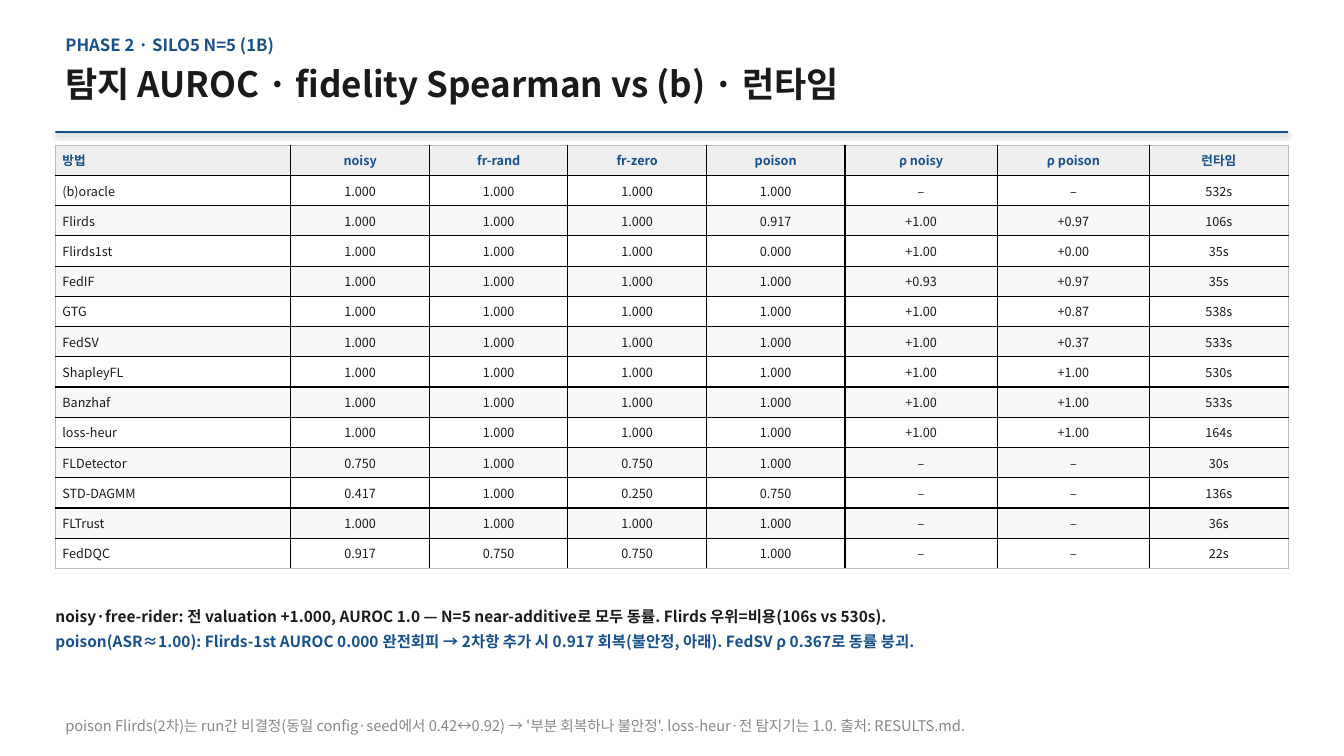
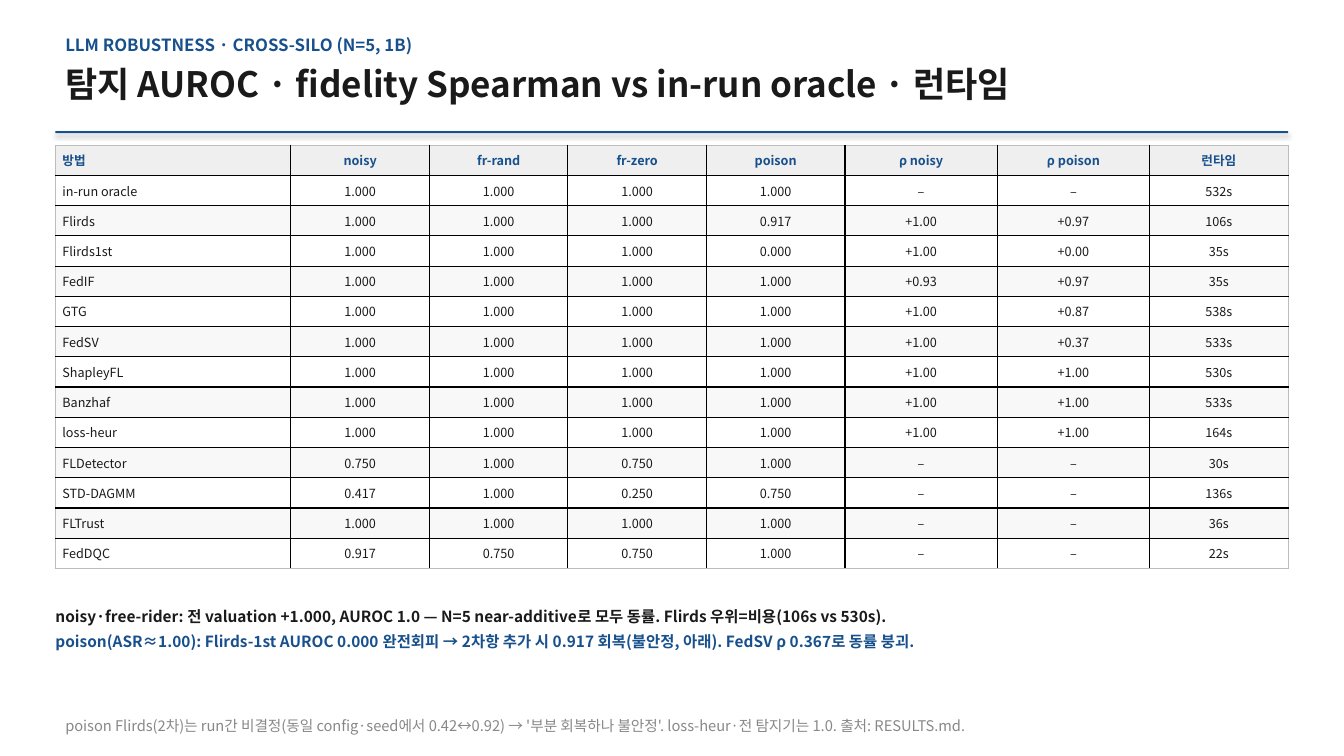
Before and after one commit to YongheeChoi/flirds, a slide deck: slide 10 of research-wiki/presentations/2026-06-results-report/flirds-results-2026-06.pptx. Drawn at 1344x756 pixels with LibreOffice and Linux fonts; fonts in the diff are those of the drawing. Boxes give left, top, right and bottom in pixels: in the first picture for what was removed or moved away, otherwise in the second. Text is boxed around its words. In the diff, an @@ line names an element or a change of style, - is before the commit and + after.

```diff
--- a/research-wiki/presentations/2026-06-results-report/flirds-results-2026-06.pptx
+++ b/research-wiki/presentations/2026-06-results-report/flirds-results-2026-06.pptx
@@ text at [65,37,412,55]: text changed @@
-PHASE 2 · SILO5 N=5 (1B)
+LLM ROBUSTNESS · CROSS-SILO (N=5, 1B)
@@ text at [65,67,1009,105]: text changed @@
-탐지 AUROC · fidelity Spearman vs (b) · 런타임
+탐지 AUROC · fidelity Spearman vs in-run oracle · 런타임
@@ table at [55,145,1287,569] @@
-row 2, column 1: (b)oracle
+row 2, column 1: in-run oracle
```
Also in this commit, not shown: 15 other slides changed, 18 other files.
